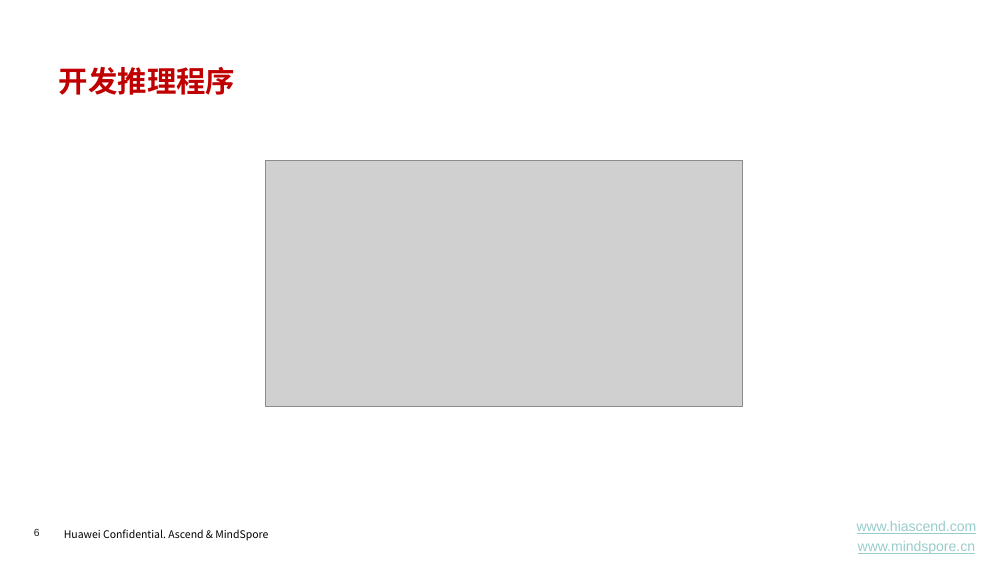
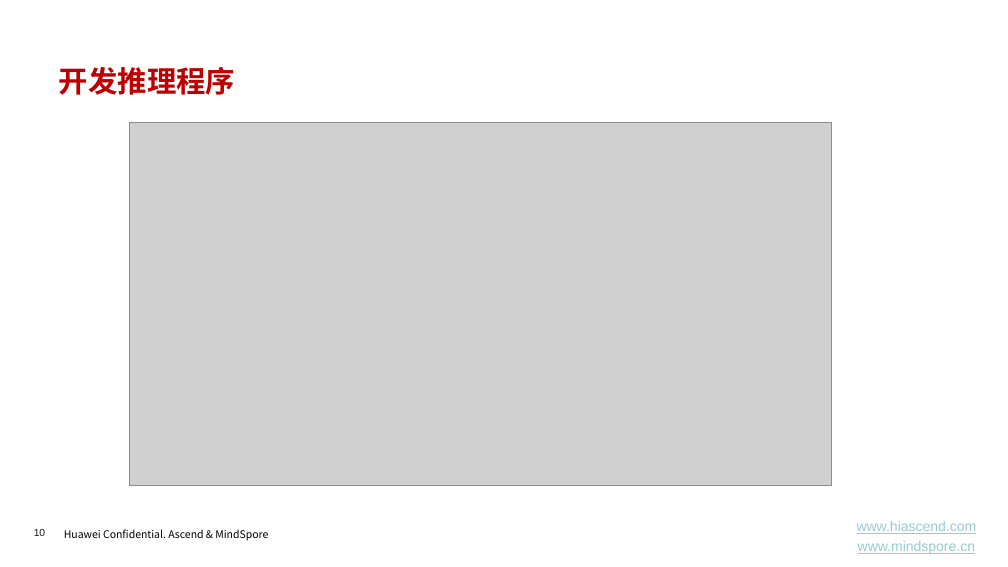
Before and after one commit to chenzomi12/AISystem, a slide deck: slide 10 of Inference/GraphOpt/01.transfer.pptx (slide 6 before the commit). Drawn at 1008x567 pixels with LibreOffice and Linux fonts; fonts in the diff are those of the drawing; grey boxes stand for pictures. Boxes give left, top, right and bottom in pixels: in the first picture for what was removed or moved away, otherwise in the second. Text is boxed around its words. In the diff, an @@ line names an element or a change of style, - is before the commit and + after.

```diff
--- a/Inference/GraphOpt/01.transfer.pptx
+++ b/Inference/GraphOpt/01.transfer.pptx
@@ picture: place and size @@
-picture at <box>265,160,743,407</box>
+picture at <box>129,122,831,485</box>
@@ page number at <box>34,529,45,536</box>: text changed @@
-6
+10
```
Also in this commit, not shown: 1 other slide changed, 4 slides added, 1 slide removed, 35 other files.
